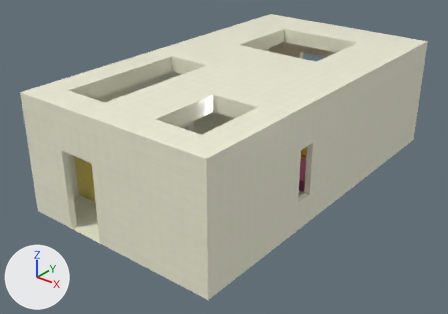
Before and after pictures for a commit that changed the glTF model assets/models/room.glb.
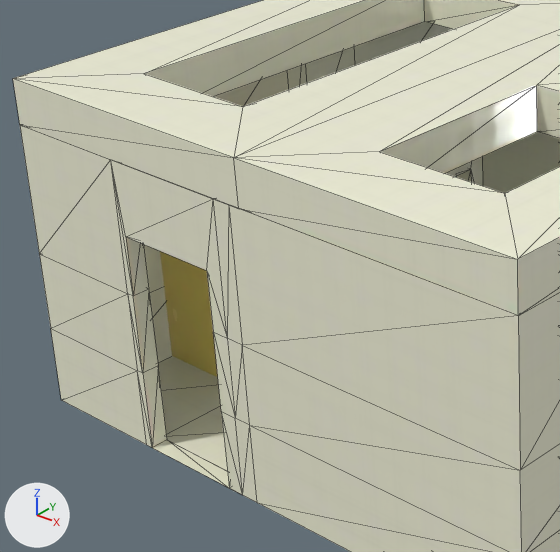
Each version is shown whole from a camera (50 mm lens) standing at (3.248, -3.921, 2.779) and looking at (-0.039, 0.188, 0.231), then close up on the part from 3% to 50% of the width and 20% to 85% of the height. Every picture has the same lights, and +X, +Y and +Z are marked at lower left. The last two pictures show the newer version. The close-ups show mesh edges as thin lines. Where no turn or scale is listed for an object, it has been applied to the vertices.

Objects in the first close-up: 'Wardrobe', 'room_shell'.
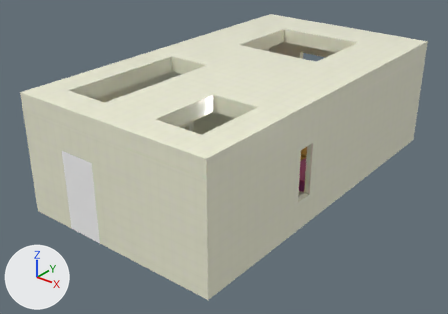
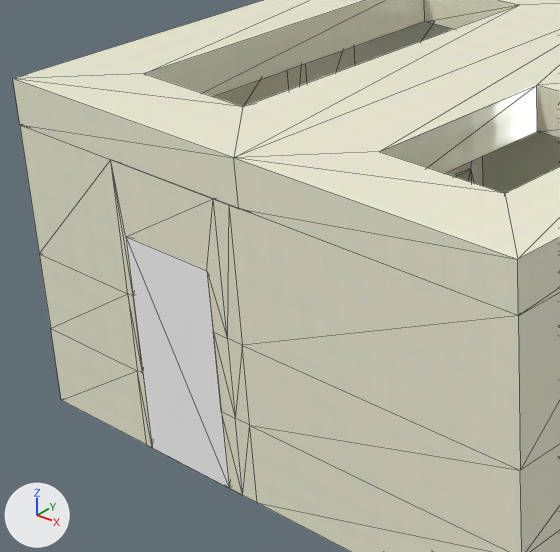
Boxes [x1, y1, x2, y2] around the edits, measured in the close-ups (560 x 552 px):
'ExitPortal', added
    after: [126, 237, 229, 488]
'Wardrobe', unchanged, covered by the edit
    before: [160, 251, 218, 377]

Edits to the bpy script that builds the scene:
```text
Add mat_exit:
    mat_exit = principled_material('Exit')
    mat_exit.base_color = (1.0, 1.0, 1.0)  # white #ffffff
Add me_平面_001:
    me_平面_001.from_pydata([(-0.473, -1.29, 0.714), (-0.121, -1.29, 0.714), (-0.473, -1.29, 0.0), (-0.121, -1.29, 0.0)], [], [(3, 1, 0), (3, 0, 2)])
    me_平面_001.materials.append(mat_exit)  # white #ffffff
Add ob_exitportal:
    ob_exitportal = bpy.data.objects.new('ExitPortal', me_平面_001)
    ob_exitportal.location = (0.0, 0.0, 0.0)
```
